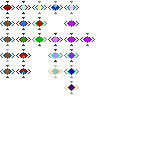
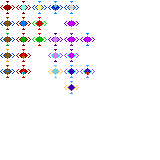
Revision of a layered (160, 160) image; what changed, layer by layer:
added group "ResistFire" with 5 layers in group "Mysticism" over box(80, 65, 95, 78)
added layer "Layer 3" (3rd of 25, in "Mysticism" › "ResistFire") in group "ResistFire" over box(86, 65, 89, 78)
added group "Group 3" with 2 layers in group "ResistFire" over box(84, 68, 91, 75)
added layer "Layer 6" in group "Group 3" over box(85, 71, 89, 75)
added layer "Layer 2" (3rd of 25, in "Mysticism" › "ResistFire" › "Group 3") in group "Group 3" over box(84, 68, 91, 75)
added layer "Layer 1" (3rd of 25, in "Mysticism" › "ResistFire") in group "ResistFire" over box(80, 69, 95, 74)
